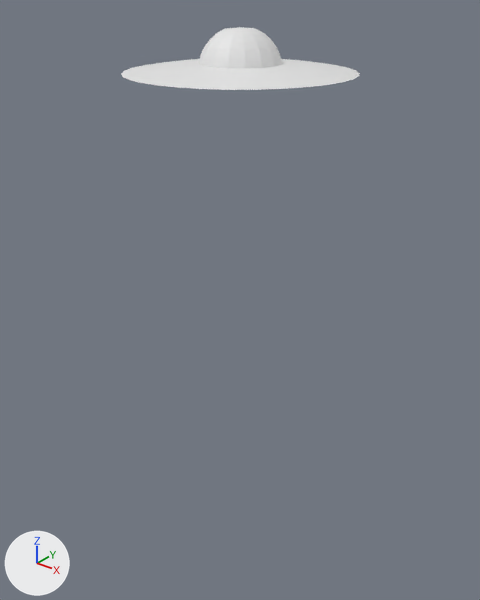
One commit to the Blender file pybzflag/extra_media/sky.blend: the scene before it, then after it.
Rendered twice from a camera (50 mm lens) standing at (144.0, -181.0, 28.0) and looking at (-6.0, 7.0, -88.0). The axes (+X, +Y, +Z) are drawn at lower left. The lights are the same throughout.

The scene before the commit, as lines of its bpy script (objects in view):
```python
me_clouds = bpy.data.meshes.new('clouds')
me_clouds.from_pydata(...)  # 726 vertices, 725 faces; spans x -0.94..0.94, y 0.0..0.35, z -0.94..0.94
me_colors = bpy.data.meshes.new('colors')
me_colors.from_pydata(...)  # 113 vertices, 112 faces; spans x -1.41..1.41, y -1.41..1.41, z 0.0..1.37
ob_clouds = bpy.data.objects.new('clouds', me_clouds)
ob_clouds.location = (0.0, 0.0, 0.0)
ob_clouds.rotation_euler = (1.571, 0.0, 0.0)  # degrees (90, 0, 0)
ob_clouds.scale = (41.7, 8.66, 41.7)
ob_colors = bpy.data.objects.new('colors', me_colors)
ob_colors.location = (0.0, 0.0, 0.0)
ob_colors.scale = (10.0, 10.0, 10.0)
```
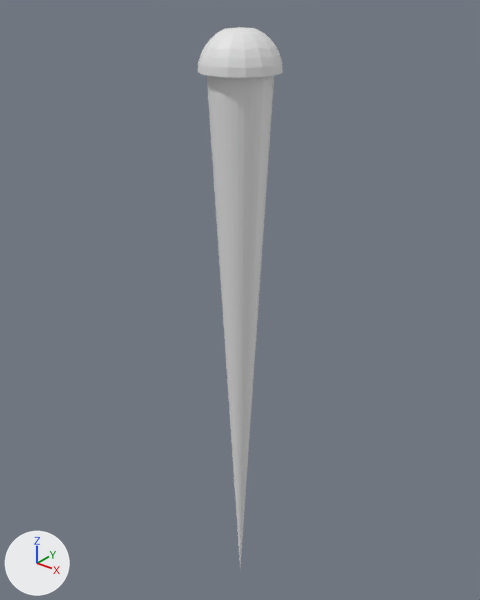
Boxes [x1, y1, x2, y2] around the edits, measured in the pictures (480 x 600 px):
'horizon', added: after [207, 75, 274, 569]
'clouds', rescaled (not visible afterwards): before [121, 59, 360, 90]

The change, as a diff of the scene's bpy script:
```diff
--- a/pybzflag/extra_media/sky.blend.py
+++ b/pybzflag/extra_media/sky.blend.py
@@ me_horizon @@
+me_horizon.from_pydata(...)  # 65 vertices, 64 faces; spans x -11.0..11.0, y -11.0..11.0, z -229.0..1.0
@@ ob_clouds @@
 ob_clouds.rotation_euler = (1.571, 0.0, 0.0)  # degrees (90, 0, 0)
-ob_clouds.scale = (41.7, 8.66, 41.7)
+ob_clouds.scale = (14.5, 8.91, 14.5)
@@ ob_horizon @@
+ob_horizon = bpy.data.objects.new('horizon', me_horizon)
+ob_horizon.location = (0.0, 0.0, 0.0)
```
